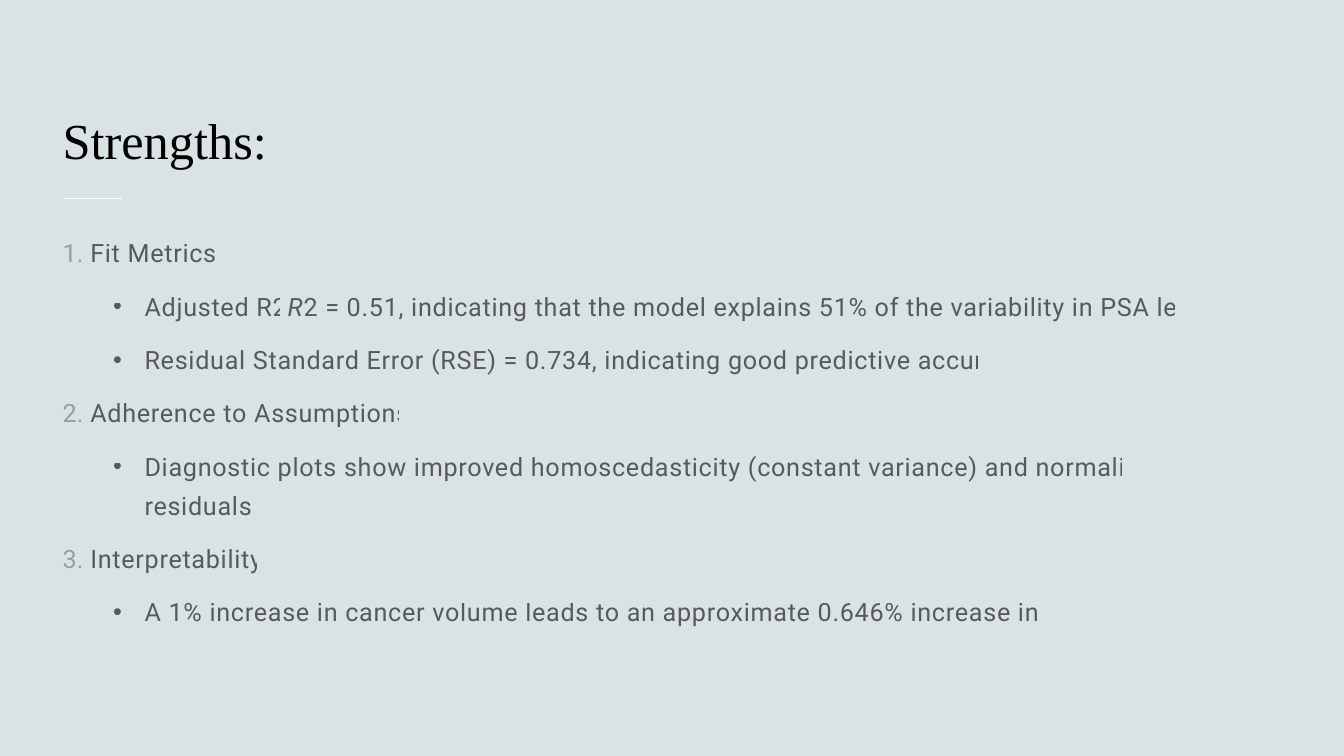
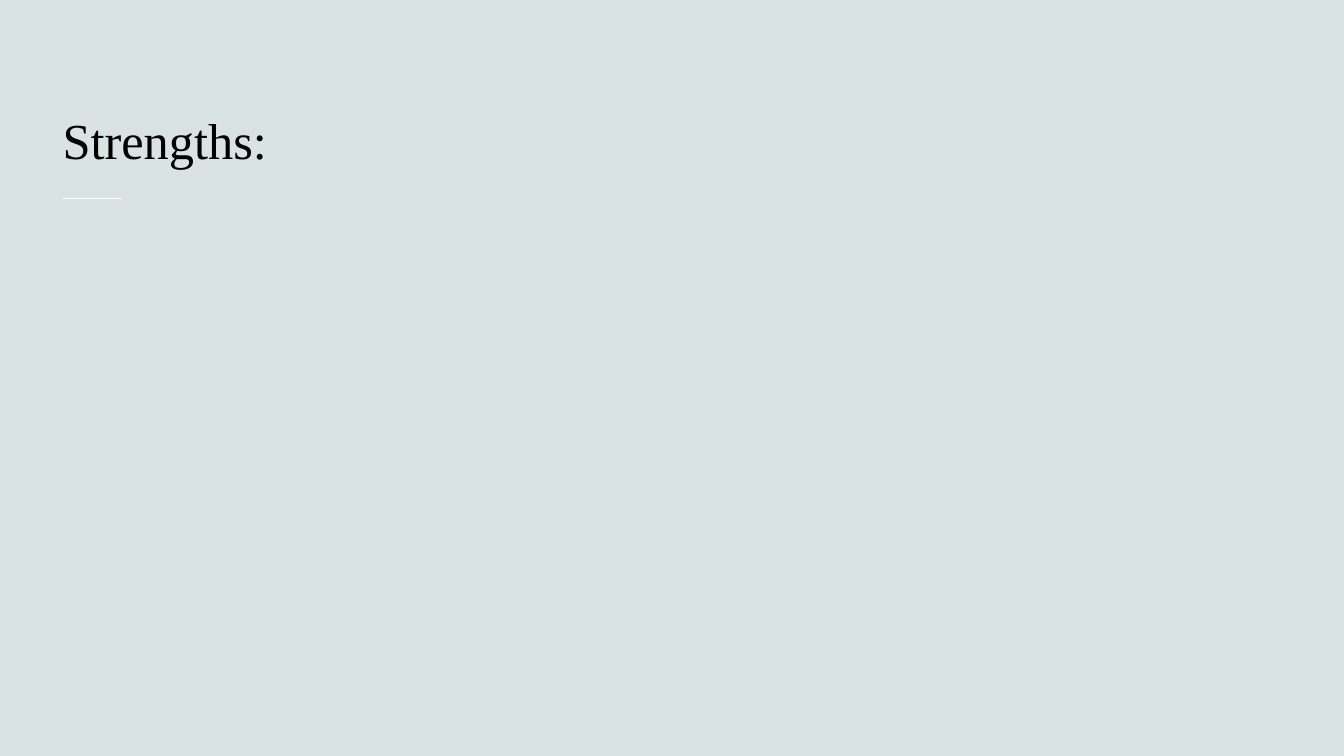
Before and after one commit to sharmi1601/Case_Study, a slide deck: slide 15 of Prostate Cancer Case Study.pptx. Drawn at 1344x756 pixels with LibreOffice and Linux fonts; fonts in the diff are those of the drawing; grey boxes stand for pictures. Boxes give left, top, right and bottom in pixels: in the first picture for what was removed or moved away, otherwise in the second. Text is boxed around its words. In the diff, an @@ line names an element or a change of style, - is before the commit and + after.

```diff
--- a/Prostate Cancer Case Study.pptx
+++ b/Prostate Cancer Case Study.pptx
@@ text removed at (90,244,1232,626) @@
-1. Fit Metrics:
-  • Adjusted R2R2 = 0.51, indicating that the model explains 51% of the variability in PSA levels.
-  • Residual Standard Error (RSE) = 0.734, indicating good predictive accuracy.
-2. Adherence to Assumptions:
-  • Diagnostic plots show improved homoscedasticity (constant variance) and normality of residuals.
-3. Interpretability:
-  • A 1% increase in cancer volume leads to an approximate 0.646% increase in PSA
```
Also in this commit, not shown: 1 other slide changed, 1 other file.
